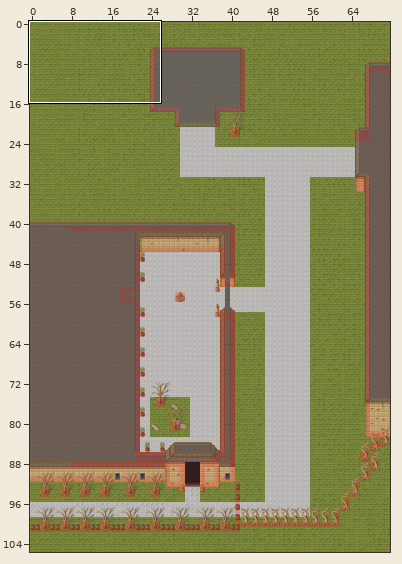
Two versions of a level (Tiled map, LegendOfYang/Resources/arbor.tmx). The first picture is a wide view before the edit; the outline marks the close-up.
Close-up. Old version:
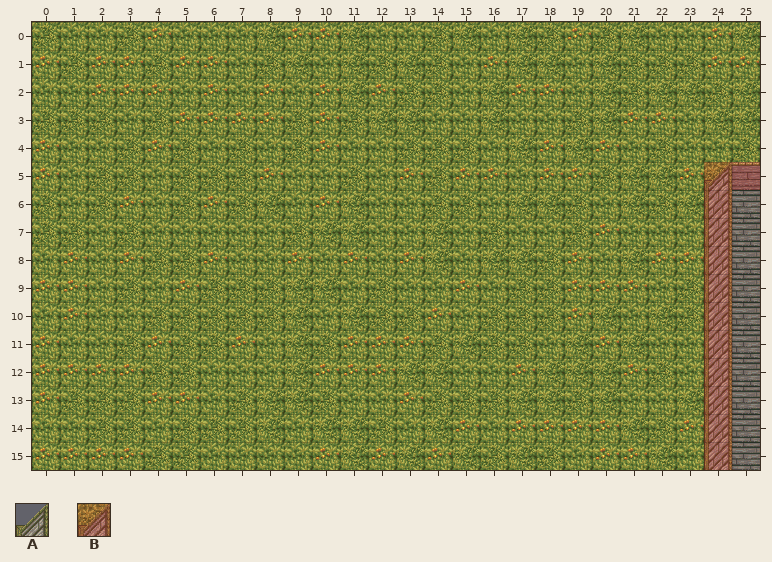
Cells are 32x32 px. Shown: x 0..25, y 0..15. The commit also changed other parts of the map, which this record leaves out.
Key: from "magecity": A 189; from "meta_tiles": B 0.
_ is an empty cell.
Layers that did not change in this view are not listed.
Layer "Meta" before, first column x 0:
 0 __________________________
 1 __________________________
 2 __________________________
 3 __________________________
 4 __________________________
 5 ________________________BB
 6 ________________________B_
 7 ________________________B_
 8 ________________________B_
 9 ________________________B_
10 ________________________B_
11 ________________________B_
12 ________________________B_
13 ________________________B_
14 ________________________B_
15 ________________________B_
New version:
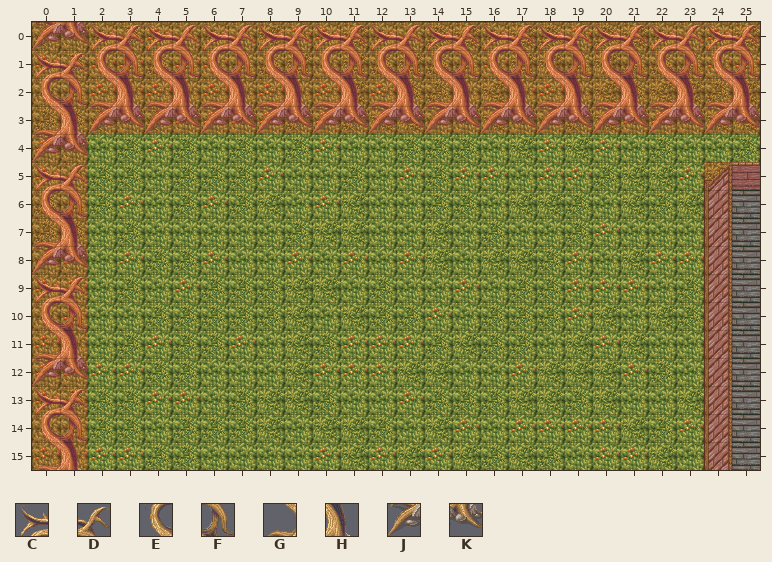
Further tiles: from "magecity": C 122, D 123, E 130, F 131, G 138, H 139, J 146, K 147.
See-through tiles are keyed as they look on the map.
The edit:
Layer "Foreground":
The edit adds tile C in row 0 at x 2, 4, 6, 8, 10, 12, 14, 16, 18, 20, 22 and 24; in row 1 at x 0; in row 5 at x 0; in row 9 at x 0; in row 13 at x 0.
The edit adds tile D in row 0 at x 3, 5, 7, 9, 11, 13, 15, 17, 19, 21, 23 and 25; in row 1 at x 1; in row 5 at x 1; in row 9 at x 1; in row 13 at x 1.
The edit adds tile E in row 1 at x 2, 4, 6, 8, 10, 12, 14, 16, 18, 20, 22 and 24; in row 2 at x 0; in row 6 at x 0; in row 10 at x 0; in row 14 at x 0.
The edit adds tile F in row 1 at x 3, 5, 7, 9, 11, 13, 15, 17, 19, 21, 23 and 25; in row 2 at x 1; in row 6 at x 1; in row 10 at x 1; in row 14 at x 1.
The edit adds tile G in row 2 at x 2, 4, 6, 8, 10, 12, 14, 16, 18, 20, 22 and 24; in row 3 at x 0; in row 7 at x 0; in row 11 at x 0; in row 15 at x 0.
The edit adds tile H in row 2 at x 3, 5, 7, 9, 11, 13, 15, 17, 19, 21, 23 and 25; in row 3 at x 1; in row 7 at x 1; in row 11 at x 1; in row 15 at x 1.
The edit adds tile J in row 0 at x 0; in row 3 at x 2, 4, 6, 8, 10, 12, 14, 16, 18, 20, 22 and 24; in row 4 at x 0; in row 8 at x 0; in row 12 at x 0.
The edit adds tile K in row 0 at x 1; in row 3 at x 3, 5, 7, 9, 11, 13, 15, 17, 19, 21, 23 and 25; in row 4 at x 1; in row 8 at x 1; in row 12 at x 1.
Layer "Meta":
The edit adds tile B in rows 0 to 3 at x 0 to 25; in rows 4 to 15 at x 0 to 1.
Where, in picture pixels (left, top, right, bottom), the same in both close-ups:
added: (32, 22, 760, 470)
